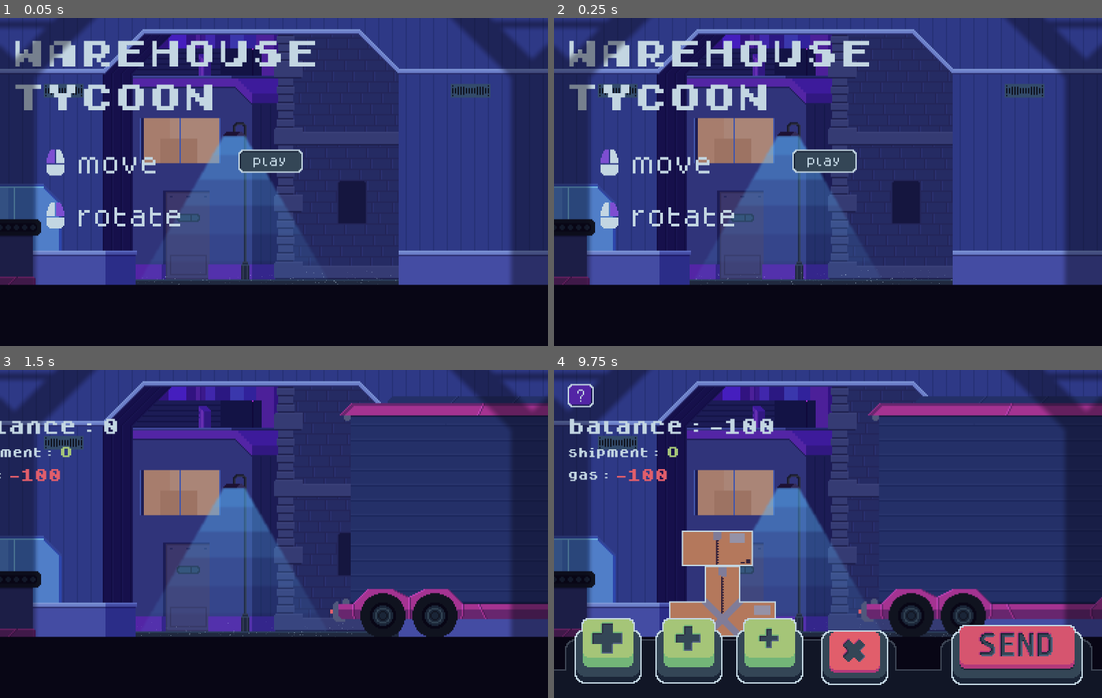
Above: before the commit, frames 1-4 (two rows, left to right).
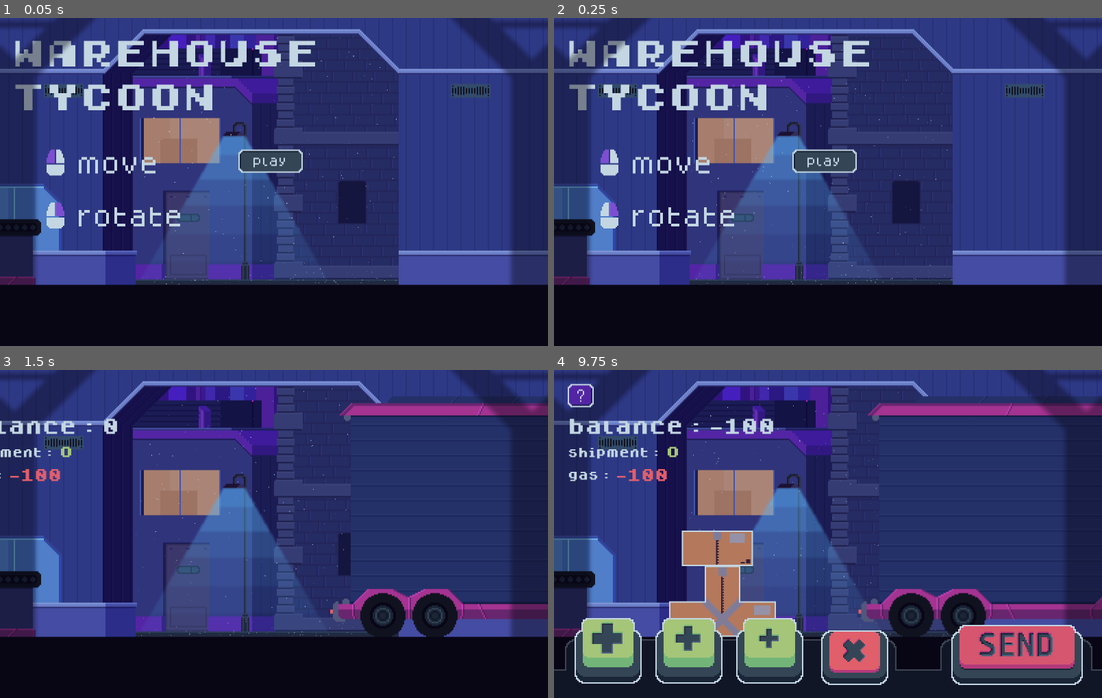
Above: after the commit, the same moments.

Repository: ixilminiussi/warehouse-tycoon
Game: Godot game, scene res://scenes/menu.tscn
Same seed, same stepped clock (60 frames per second), same inputs: the game is played once before the commit and once after it.
Inputs (mouse positions are in pixels of both pictures, inside the frame that each line leads up to):
- Up to frame 1 (0.05 s): no input
- Up to frame 2 (0.25 s): no input
- Up to frame 3 (1.5 s): click (268, 514) at 0.5 s; move the mouse to (394, 517) at 1.27 s; hold D (right) from 1.28 s (still down); click (394, 517) at 1.35 s
- Up to frame 4 (9.75 s): release D (right) at 2 s; drag from (718, 550) to (800, 599) at 2.02 s; move the mouse to (882, 461) at 2.77 s; hold D (right) 2.78-3.5 s; click (882, 461) at 2.85 s; drag from (800, 599) to (663, 484) at 3.52 s; click (691, 652) at 4.25 s; move the mouse to (992, 583) at 5.02 s; hold A (left) 5.03-5.75 s; click (992, 583) at 5.1 s; drag from (608, 553) to (745, 452) at 5.77 s; move the mouse to (855, 534) at 6.52 s; hold A (left) 6.53-7.25 s; click (855, 534) at 6.6 s; click (767, 652) at 7.25 s; click (1014, 652) at 8 s; drag from (597, 553) to (718, 550) at 8.77 s; move the mouse to (948, 517) at 9.52 s; hold D (right) from 9.53 s (still down); click (948, 517) at 9.6 s

The runs differ from the first frame. In frame 1, less than 0.1% of the frame differs, in the area x 26-73%, y 6-82%; in frame 2, less than 0.1%, in the area x 25-72%, y 5-81%; in frame 3, less than 0.1%; in frame 4, less than 0.1%.

Commit message:
fixed bug

Diff:
--- a/scenes/game.tscn
+++ b/scenes/game.tscn
@@ -326,6 +326,8 @@
 theme_override_colors/font_color = Color(0.882353, 0.368627, 0.419608, 1)
 text = "-50"
 
+[connection signal="game_over" from="." to="Pannel" method="_on_game_game_over"]
+[connection signal="game_over" from="." to="Labels" method="_on_game_game_over"]
 [connection signal="pressed" from="Pannel/add_button_md" to="belt" method="_on_add_button_md_pressed"]
 [connection signal="pressed" from="Pannel/add_button_sm" to="belt" method="_on_add_button_sm_pressed"]
 [connection signal="pressed" from="Pannel/send_button" to="truck" method="_on_send_button_pressed"]
--- a/scenes/menu.tscn
+++ b/scenes/menu.tscn
@@ -40,19 +40,20 @@
 scale_curve = SubResource("CurveTexture_3u22d")
 color = Color(0.847059, 0.94902, 1, 0.52549)
 
-[sub_resource type="ParticleProcessMaterial" id="ParticleProcessMaterial_i7agc"]
+[sub_resource type="ParticleProcessMaterial" id="ParticleProcessMaterial_ai8ag"]
 emission_shape = 3
 emission_box_extents = Vector3(100, 1, 1)
 particle_flag_disable_z = true
 direction = Vector3(1, 10, 0)
-spread = 4.0
-initial_velocity_min = 150.0
-initial_velocity_max = 200.0
+spread = 5.0
+gravity = Vector3(0, 0, 0)
+initial_velocity_min = 200.0
+initial_velocity_max = 240.0
 orbit_velocity_min = 0.0
 orbit_velocity_max = 0.0
 scale_min = 0.5
-scale_max = 1.5
-color = Color(0.764706, 0.839216, 0.886275, 0.784314)
+scale_max = 2.5
+color = Color(0.764706, 0.839216, 0.886275, 0.882353)
 
 [node name="main" type="Control"]
 layout_mode = 3
@@ -138,7 +139,7 @@
 
 [node name="AudioStreamPlayer2D" type="AudioStreamPlayer2D" parent="."]
 stream = ExtResource("3_a7cwh")
-volume_db = -20.752
+volume_db = -16.085
 pitch_scale = 0.9
 autoplay = true
 bus = &"New Bus"
@@ -157,12 +158,11 @@
 preprocess = 1.5
 
 [node name="GPUParticles2D" type="GPUParticles2D" parent="Outside"]
-position = Vector2(-15.75, -97)
+position = Vector2(-19.25, -100.5)
 amount = 200
-process_material = SubResource("ParticleProcessMaterial_i7agc")
-preprocess = 2.0
-trail_enabled = true
-trail_lifetime = 0.1
+process_material = SubResource("ParticleProcessMaterial_ai8ag")
+lifetime = 0.8
+preprocess = 0.8
 
 [node name="Back" type="Sprite2D" parent="."]
 z_index = -1
--- a/scenes/packages/z_package.tscn
+++ b/scenes/packages/z_package.tscn
@@ -50,8 +50,6 @@
 position = Vector2(-26, -13)
 texture = ExtResource("4_5wt26")
 
-[node name="cube" parent="." instance=ExtResource("3_eyfee")]
-
 [node name="AudioStreamPlayer2D" type="AudioStreamPlayer2D" parent="."]
 
 [connection signal="input_event" from="." to="." method="_on_input_event"]
Not shown, changed: export_presets.cfg
Not shown: 1 places in scenes/game.tscn that only renumber resources
